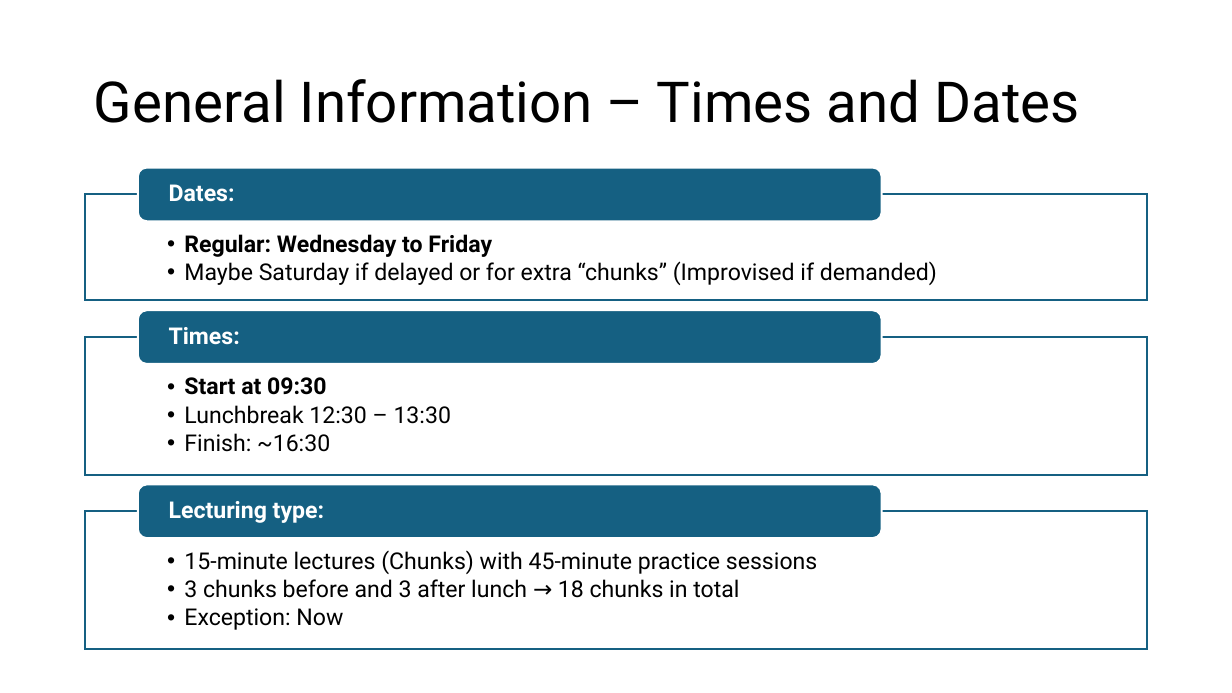
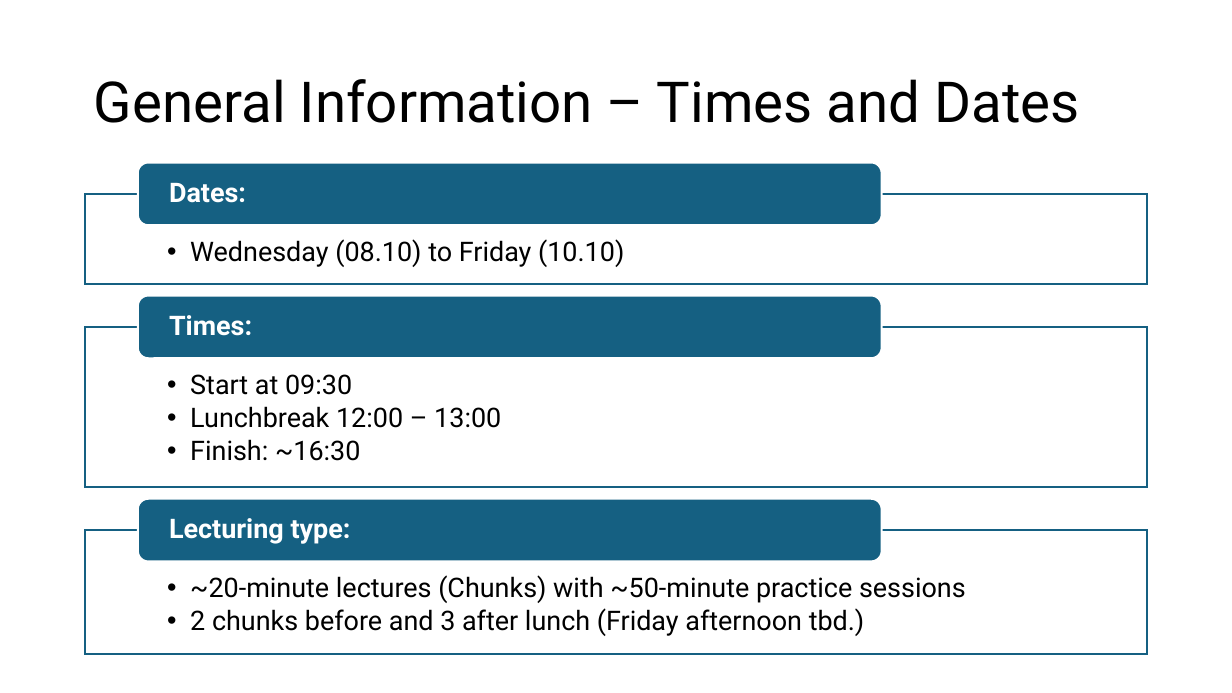
Before and after one commit to jonathanbollig/pycophy, a slide deck: slide 6 of Lecture Resources/Lecture Powerpoints/Chunk 1 - Introduction + Setup.pptx. Drawn at 1232x693 pixels with LibreOffice and Linux fonts; fonts in the diff are those of the drawing. Boxes give left, top, right and bottom in pixels: in the first picture for what was removed or moved away, otherwise in the second. Text is boxed around its words. In the diff, an @@ line names an element or a change of style, - is before the commit and + after.

```diff
--- a/Lecture Resources/Lecture Powerpoints/Chunk 1 - Introduction + Setup.pptx
+++ b/Lecture Resources/Lecture Powerpoints/Chunk 1 - Introduction + Setup.pptx
@@ rounded rectangle: place and size @@
-rounded rectangle at box(138, 167, 882, 221)
+rounded rectangle at box(138, 163, 882, 226)
@@ rectangle: place and size @@
-rectangle at box(85, 194, 1148, 300)
+rectangle at box(85, 194, 1148, 285)
@@ text at box(190, 239, 624, 267): text changed; size 18 to 21 pt @@
-  • Regular: Wednesday to Friday
-  • Maybe Saturday if delayed or for extra “chunks” (Improvised if demanded)
+  • Wednesday (08.10) to Friday (10.10)
@@ rounded rectangle: place and size @@
-rounded rectangle at box(138, 311, 882, 364)
+rounded rectangle at box(138, 296, 882, 359)
@@ text "Times:": place and size @@
-text "Times:" at box(169, 327, 240, 345)
+text "Times:" at box(169, 315, 252, 336)
@@ rectangle: place and size @@
-rectangle at box(85, 337, 1148, 475)
+rectangle at box(85, 327, 1148, 488)
@@ text at box(190, 374, 360, 461): size 18 to 21 pt in "Start at 09:30", "Finish: ~16:30"; bold off in "Start at 09:30"; indent changed @@
@@ text at box(190, 406, 501, 428): text changed; size 18 to 21 pt @@
-  • Lunchbreak 12:30 – 13:30
+  • Lunchbreak 12:00 – 13:00
@@ rounded rectangle: place and size @@
-rounded rectangle at box(138, 484, 882, 538)
+rounded rectangle at box(138, 499, 882, 562)
@@ size 18 to 21 pt; more space between paragraphs in 3 elements at box(169, 183, 246, 203), box(169, 315, 252, 336), box(169, 518, 351, 544) @@
@@ text "Lecturing type:": place and size @@
-text "Lecturing type:" at box(169, 501, 324, 523)
+text "Lecturing type:" at box(169, 518, 351, 544)
@@ rectangle: place and size @@
-rectangle at box(85, 511, 1148, 649)
+rectangle at box(85, 531, 1148, 654)
@@ text at box(190, 575, 966, 636): text changed; size 18 to 21 pt @@
-  • 15-minute lectures (Chunks) with 45-minute practice sessions
-  • 3 chunks before and 3 after lunch → 18 chunks in total
-  • Exception: Now
+  • ~20-minute lectures (Chunks) with ~50-minute practice sessions
+  • 2 chunks before and 3 after lunch (Friday afternoon tbd.)
```
Also in this commit, not shown: 6 other slides changed, 1 slide removed, 2 other files.
